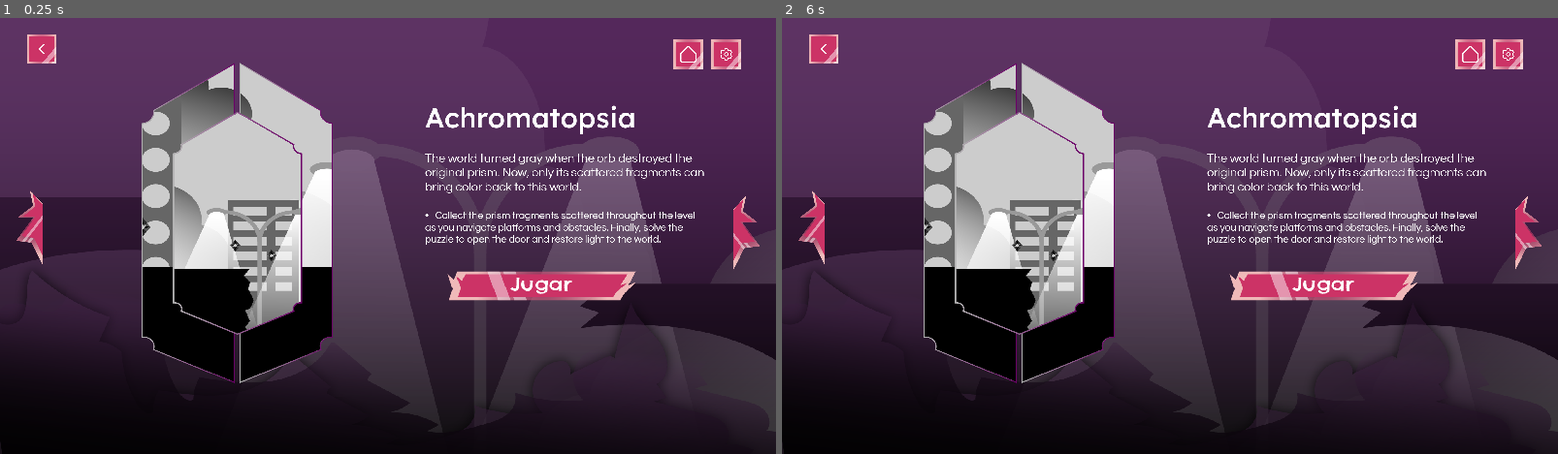
Above: before the commit, frames 1-2 (left to right).
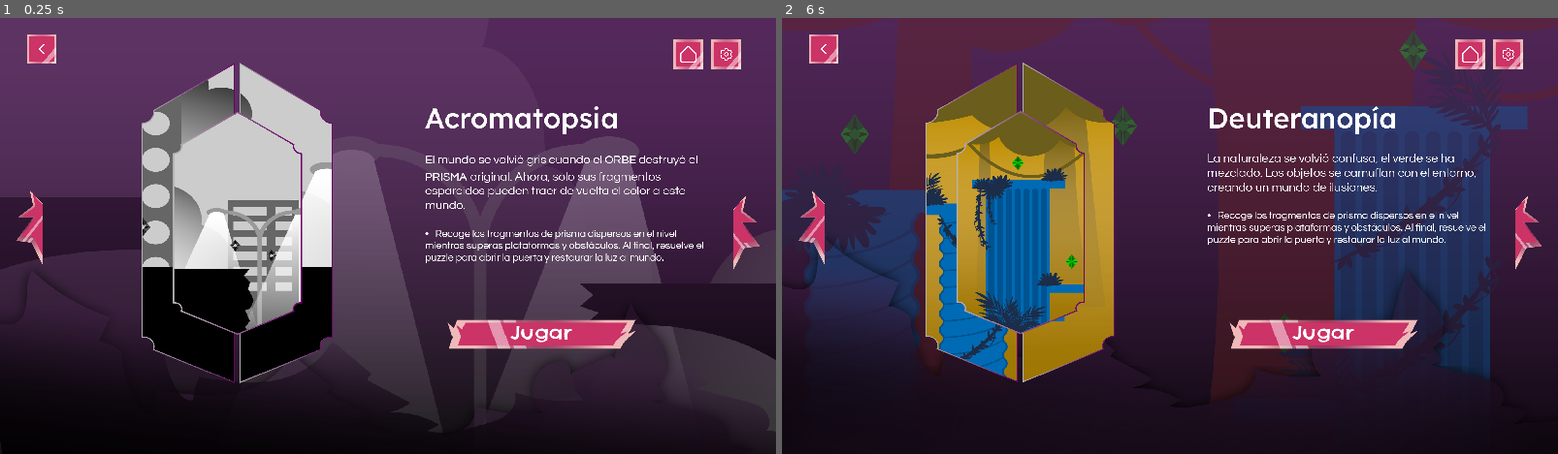
Above: after the commit, the same moments.

Repository: Galeceon/Platform-thesis
Game: Godot game, scene res://Assets/Scenes/UI/LevelSelect.tscn
Same seed, same stepped clock (60 frames per second), same inputs: the game is played once before the commit and once after it. This scene is started directly instead of the project's main scene. Sound files missing from this copy of the repository are replaced by a short silence.
Inputs (mouse positions are in pixels of both pictures, inside the frame that each line leads up to):
- Up to frame 1 (0.25 s): no input
- Up to frame 2 (6 s): click (1526, 231) at 0.52 s; click (813, 227) at 1.27 s; click (1325, 283) at 2.02 s; click (820, 48) at 2.77 s; click (820, 48) at 3.52 s; click (1325, 336) at 4.27 s; click (1325, 336) at 5.02 s; click (1526, 231) at 5.77 s

The runs differ from the first frame. In frame 1, 5.7% of the frame differs, in the area x 54-100%, y 20-78%; in frame 2, 54%, in the area x 0-100%, y 0-95%.

Commit message:
update: selector de niveles

Diff:
--- a/Assets/Scenes/UI/LevelSelect.tscn
+++ b/Assets/Scenes/UI/LevelSelect.tscn
@@ -1,23 +1,33 @@
-[gd_scene load_steps=9 format=3 uid="uid://dfoeyj4l2pj10"]
+[gd_scene load_steps=16 format=3 uid="uid://dfoeyj4l2pj10"]
 
-[ext_resource type="Texture2D" uid="uid://bsaeddk376xn8" path="res://Assets/Sprites/UI/Pantallas de carga/01_en_light.png" id="1_ete1s"]
+[ext_resource type="Script" path="res://Assets/Script/LevelSelect.gd" id="1_ivo8t"]
+[ext_resource type="Texture2D" uid="uid://cc7rei1qu6eyu" path="res://Assets/Sprites/UI/Pantallas de carga/02_es_light.png" id="2_cp470"]
 [ext_resource type="Texture2D" uid="uid://bb1s1kc77mrkv" path="res://Assets/Sprites/UI/Botones/Modo Claro/derecha.png" id="2_tjeae"]
 [ext_resource type="Texture2D" uid="uid://cai2fbhas50fg" path="res://Assets/Sprites/UI/Botones/Modo Claro/izquierda.png" id="3_ayksl"]
+[ext_resource type="Texture2D" uid="uid://c281q4rmkunwo" path="res://Assets/Sprites/UI/Niveles/Menú de niveles- Deuteranopia/MENÚ NIVEL DEUTERANOPIA-05.png" id="3_ihgcx"]
+[ext_resource type="Texture2D" uid="uid://dm7lsgqshbwg5" path="res://Assets/Sprites/UI/Pantallas de carga/01_es_light.png" id="3_po3yl"]
+[ext_resource type="Texture2D" uid="uid://8ps5jme1hifb" path="res://Assets/Sprites/UI/Niveles/Menú de niveles- Protanopia/MENÚ NIVEL PROTANOPIA-05.png" id="4_tmcxy"]
 [ext_resource type="Texture2D" uid="uid://c6u4cygf3l2b6" path="res://Assets/Sprites/UI/Niveles/Menú de niveles- acromatopsia/Menú de niveles- acromatopsia-05.png" id="4_tw78i"]
+[ext_resource type="Texture2D" uid="uid://dnepx4oh6t8uf" path="res://Assets/Sprites/UI/Pantallas de carga/03_es_light.png" id="4_wrfaw"]
 [ext_resource type="Texture2D" uid="uid://hcw8xhndvn05" path="res://Assets/Sprites/UI/Botones/Modo Claro/es_jugar.png" id="5_d56pg"]
+[ext_resource type="Texture2D" uid="uid://b701cei8du1fv" path="res://Assets/Sprites/UI/Pantallas de carga/04_es_light.png" id="5_dway1"]
+[ext_resource type="Texture2D" uid="uid://cal4f7m4pwtg2" path="res://Assets/Sprites/UI/Niveles/Menú de niveles- Tritanopia/MENÚ NIVEL TRITANOPIA-05.png" id="5_gnkh7"]
 [ext_resource type="Texture2D" uid="uid://bu67mb18jcf7k" path="res://Assets/Sprites/UI/Botones/Modo Claro/regresar.png" id="6_t3umq"]
 [ext_resource type="Texture2D" uid="uid://jedceknmw447" path="res://Assets/Sprites/UI/Botones/Modo Claro/es_inicio.png" id="7_owiwc"]
 [ext_resource type="Texture2D" uid="uid://qwk6uqvjlpoh" path="res://Assets/Sprites/UI/Botones/Modo Claro/configuracion.png" id="8_g4m6a"]
 
 [node name="LevelSelect" type="CanvasLayer"]
+script = ExtResource("1_ivo8t")
+previews = Array[Texture2D]([ExtResource("4_tw78i"), ExtResource("3_ihgcx"), ExtResource("4_tmcxy"), ExtResource("5_gnkh7")])
+fondos = Array[Texture2D]([ExtResource("3_po3yl"), ExtResource("2_cp470"), ExtResource("4_wrfaw"), ExtResource("5_dway1")])
 
-[node name="TextureRect" type="TextureRect" parent="."]
+[node name="Fondo" type="TextureRect" parent="."]
 offset_right = 1153.0
 offset_bottom = 648.0
-texture = ExtResource("1_ete1s")
+texture = ExtResource("3_po3yl")
 expand_mode = 2
 
-[node name="TextureButton" type="TextureButton" parent="."]
+[node name="next_button" type="TextureButton" parent="."]
 offset_left = 1088.0
 offset_top = 264.0
 offset_right = 1128.0
@@ -26,7 +36,7 @@
 ignore_texture_size = true
 stretch_mode = 0
 
-[node name="TextureButton2" type="TextureButton" parent="."]
+[node name="back_button1" type="TextureButton" parent="."]
 offset_left = 24.0
 offset_top = 256.0
 offset_right = 64.0
@@ -35,7 +45,7 @@
 ignore_texture_size = true
 stretch_mode = 0
 
-[node name="TextureRect2" type="TextureRect" parent="."]
+[node name="level" type="TextureRect" parent="."]
 offset_left = 208.0
 offset_top = 64.0
 offset_right = 496.0
@@ -43,16 +53,16 @@
 texture = ExtResource("4_tw78i")
 expand_mode = 3
 
-[node name="TextureButton3" type="TextureButton" parent="."]
+[node name="play_button" type="TextureButton" parent="."]
 offset_left = 664.0
-offset_top = 376.0
+offset_top = 448.0
 offset_right = 944.0
-offset_bottom = 420.0
+offset_bottom = 492.0
 texture_normal = ExtResource("5_d56pg")
 ignore_texture_size = true
 stretch_mode = 0
 
-[node name="back_button" type="TextureButton" parent="."]
+[node name="p_atras_button" type="TextureButton" parent="."]
 offset_left = 40.0
 offset_top = 24.0
 offset_right = 84.0
--- a/Assets/Script/CanvasLayer.gd
+++ b/Assets/Script/CanvasLayer.gd
@@ -1,11 +1,30 @@
 extends CanvasLayer
 
+@onready var preview: TextureRect = $level
+@onready var next_button: TextureButton = $next_button
+@onready var back_button: TextureButton = $back_button1
 
-# Called when the node enters the scene tree for the first time.
-func _ready():
-	pass # Replace with function body.
+@export var previews: Array[Texture2D] = []
 
+var idx: int = 0
 
-# Called every frame. 'delta' is the elapsed time since the previous frame.
-func _process(delta):
-	pass
+func _ready() -> void:
+	next_button.pressed.connect(_on_next)
+	back_button.pressed.connect(_on_back)
+	update_ui()
+
+func _on_next() -> void:
+	if idx < previews.size() - 1:
+		idx += 1
+		update_ui()
+
+func _on_back() -> void:
+	if idx > 0:
+		idx -= 1
+		update_ui()
+
+func update_ui() -> void:
+	if previews.size() > 0:
+		preview.texture = previews[idx]
+	else:
+		preview.texture = null
--- /dev/null
+++ b/Assets/Script/LevelSelect.gd
@@ -0,0 +1,62 @@
+extends CanvasLayer
+
+@onready var fondo: TextureRect = $Fondo
+@onready var preview: TextureRect = $level
+@onready var next_button: TextureButton = $next_button
+@onready var back_button: TextureButton = $back_button1
+@onready var play_button: TextureButton = $play_button   # el botón de jugar
+
+# Arrays configurables desde el Inspector
+@export var previews: Array[Texture2D] = []        # Miniaturas de los niveles
+@export var fondos: Array[Texture2D] = []          # Fondos de los niveles
+@export var level_scenes: Array[PackedScene] = []  # Escenas reales
+
+var idx: int = 0   # Índice actual
+
+func _ready() -> void:
+	# Conexiones seguras de botones
+	if next_button:
+		next_button.pressed.connect(_on_next)
+	if back_button:
+		back_button.pressed.connect(_on_back)
+	if play_button:
+		play_button.pressed.connect(_on_play)
+
+	update_ui()
+
+func _on_next() -> void:
+	print("NEXT pulsado, idx =", idx, " / total previews =", previews.size())
+	if idx < previews.size() - 1:
+		idx += 1
+		update_ui()
+
+func _on_back() -> void:
+	print("BACK pulsado, idx =", idx)
+	if idx > 0:
+		idx -= 1
+		update_ui()
+
+func _on_play() -> void:
+	print("PLAY pulsado en idx =", idx)
+	if idx < level_scenes.size():
+		var scene_to_load: PackedScene = level_scenes[idx]
+		get_tree().change_scene_to_packed(scene_to_load)
+
+func update_ui() -> void:
+	print("Actualizando UI con idx =", idx)
+
+	# Cambiar preview
+	if idx < previews.size():
+		preview.texture = previews[idx]
+	else:
+		preview.texture = null
+
+	# Cambiar fondo
+	if idx < fondos.size():
+		fondo.texture = fondos[idx]
+	else:
+		fondo.texture = null
+
+	# Desactivar botones si estamos en el límite
+	next_button.disabled = idx >= previews.size() - 1
+	back_button.disabled = idx <= 0
